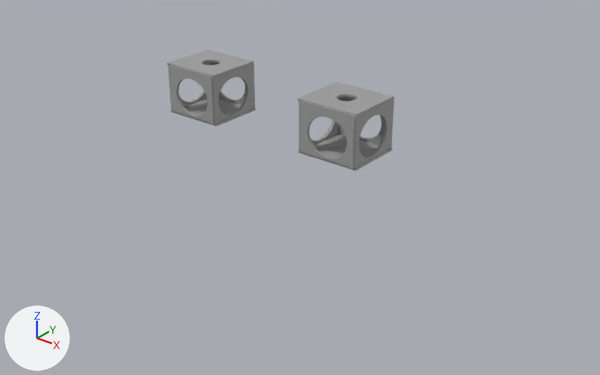
What one commit did to the OBJ model assets_models/map_intersection/map_intersection.obj.
Camera for both pictures: a camera (50 mm lens) standing at (35.6, -39.8, 21.9) and looking at (7.1, -4.2, -0.2). Lighting does not change. The marker at lower left points along +X, +Y and +Z. Where no turn or scale is listed for an object, it has been applied to the vertices.

Names of what the first picture shows: 'map_intersection'.
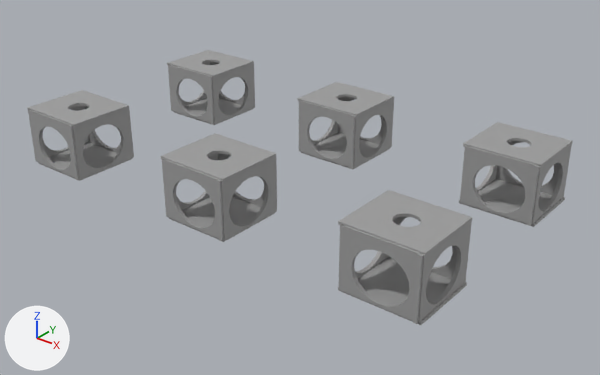
The change, as a list of edits to the scene's bpy script:
```text
Change me_map_intersection:
    remove me_map_intersection.from_pydata(...)  # 504 vertices, 1000 faces; spans x -8.6..8.4, y -0.3..4.3, z -0.2..3.6
    add me_map_intersection.from_pydata(...)  # 1512 vertices, 3000 faces; spans x -8.6..20.4, y -12.2..4.3, z -0.1..3.6
    me_map_intersection part 1: the loose piece of 52 vertices spanning x 3.6..8.3, y -0.1..4.1, z 3.5..3.6 is copied, and the copy is moved by (12.0, 0.0, 0.0); it spans x 15.7..20.3, y -0.1..4.1, z 3.5..3.6
    me_map_intersection part 2: the loose piece of 48 vertices spanning x 3.8..8.3, y -0.2..0.0, z 0.0..3.6 is copied, and the copy is moved by (12.0, 0.0, 0.0); it spans x 15.8..20.3, y -0.2..0.0, z 0.0..3.6
    me_map_intersection part 3: a new loose piece, a box spanning x 15.71..20.38, y -0.12..4.13, z -0.11..0.07, in mat_phong2sg (grey #aaaaaa)
    me_map_intersection part 4: the loose piece of 48 vertices spanning x 8.0..8.3, y -0.3..4.2, z 0.0..3.6 is copied, and the copy is moved by (12.0, 0.0, 0.0); it spans x 20.1..20.3, y -0.3..4.2, z 0.0..3.6
    me_map_intersection part 5: the loose piece of 48 vertices spanning x 8.0..8.3, y -0.3..4.2, z 0.0..3.6 is copied, and the copy is moved by (7.8, 0.1, 0.0); it spans x 15.8..16.0, y -0.2..4.3, z 0.0..3.6
    me_map_intersection part 6: the loose piece of 48 vertices spanning x 3.7..8.2, y 3.9..4.1, z 0.0..3.6 is copied, and the copy is moved by (12.0, 0.0, 0.0); it spans x 15.7..20.2, y 3.9..4.1, z 0.0..3.6
    me_map_intersection part 7: the loose piece of 48 vertices spanning x 3.8..4.0, y -0.2..4.3, z 0.0..3.6 is copied, and the copy is moved by (0.0, -11.9, 0.0); it spans x 3.8..4.0, y -12.1..-7.6, z 0.0..3.6
    me_map_intersection part 8: the loose piece of 48 vertices spanning x 3.8..8.3, y -0.2..0.0, z 0.0..3.6 is copied, and the copy is moved by (0.0, -11.9, 0.0); it spans x 3.8..8.3, y -12.1..-11.9, z 0.0..3.6
    me_map_intersection part 9: the loose piece of 48 vertices spanning x 3.8..8.3, y -0.2..0.0, z 0.0..3.6 is copied, and the copy is moved by (-0.1, -7.8, 0.0); it spans x 3.7..8.2, y -8.0..-7.8, z 0.0..3.6
    me_map_intersection part 10: the loose piece of 48 vertices spanning x 8.0..8.3, y -0.3..4.2, z 0.0..3.6 is copied, and the copy is moved by (0.0, -11.9, 0.0); it spans x 8.0..8.3, y -12.2..-7.7, z 0.0..3.6
    me_map_intersection part 11: a new loose piece, a box spanning x 3.89..8.16, y -12.03..-7.78, z -0.11..0.07, in mat_phong2sg (grey #aaaaaa)
    me_map_intersection part 12: the loose piece of 52 vertices spanning x 3.6..8.3, y -0.1..4.1, z 3.5..3.6 is copied, and the copy is moved by (0.0, -11.9, 0.0); it spans x 3.6..8.3, y -12.0..-7.8, z 3.5..3.6
    me_map_intersection part 13: the loose piece of 48 vertices spanning x -8.4..-8.2, y -0.2..4.3, z 0.0..3.6 is copied, and the copy is moved by (0.0, -11.9, 0.0); it spans x -8.4..-8.2, y -12.1..-7.6, z 0.0..3.6
    me_map_intersection part 14: the loose piece of 48 vertices spanning x -8.4..-3.9, y -0.2..0.0, z 0.0..3.6 is copied, and the copy is moved by (0.0, -11.9, 0.0); it spans x -8.4..-3.9, y -12.1..-11.9, z 0.0..3.6
    me_map_intersection part 15: the loose piece of 48 vertices spanning x -8.4..-3.9, y -0.2..0.0, z 0.0..3.6 is copied, and the copy is moved by (-0.1, -7.8, 0.0); it spans x -8.5..-4.0, y -8.0..-7.8, z 0.0..3.6
    me_map_intersection part 16: the loose piece of 48 vertices spanning x -4.2..-3.9, y -0.3..4.2, z 0.0..3.6 is copied, and the copy is moved by (0.0, -11.9, 0.0); it spans x -4.2..-3.9, y -12.2..-7.7, z 0.0..3.6
    me_map_intersection part 17: a new loose piece, a box spanning x -8.28..-4.05, y -12.03..-7.78, z -0.11..0.07, in mat_phong2sg (grey #aaaaaa)
    me_map_intersection part 18: the loose piece of 52 vertices spanning x -8.6..-3.9, y -0.1..4.1, z 3.5..3.6 is copied, and the copy is moved by (0.0, -11.9, 0.0); it spans x -8.6..-3.9, y -12.0..-7.8, z 3.5..3.6
    me_map_intersection part 19: the loose piece of 52 vertices spanning x 3.6..8.3, y -0.1..4.1, z 3.5..3.6 is copied, and the copy is moved by (12.0, -11.9, 0.0); it spans x 15.7..20.3, y -12.0..-7.8, z 3.5..3.6
    me_map_intersection part 20: the loose piece of 48 vertices spanning x 8.0..8.3, y -0.3..4.2, z 0.0..3.6 is copied, and the copy is moved by (7.8, -11.8, 0.0); it spans x 15.8..16.0, y -12.1..-7.6, z 0.0..3.6
    me_map_intersection part 21: a new loose piece, a box spanning x 15.71..20.38, y -12.03..-7.78, z -0.11..0.07, in mat_phong2sg (grey #aaaaaa)
    me_map_intersection part 22: the loose piece of 48 vertices spanning x 3.8..8.3, y -0.2..0.0, z 0.0..3.6 is copied, and the copy is moved by (12.0, -11.9, 0.0); it spans x 15.8..20.3, y -12.1..-11.9, z 0.0..3.6
    me_map_intersection part 23: the loose piece of 48 vertices spanning x 3.8..8.3, y -0.2..0.0, z 0.0..3.6 is copied, and the copy is moved by (11.9, -7.8, 0.0); it spans x 15.7..20.2, y -8.0..-7.8, z 0.0..3.6
    me_map_intersection part 24: the loose piece of 48 vertices spanning x 8.0..8.3, y -0.3..4.2, z 0.0..3.6 is copied, and the copy is moved by (12.0, -11.9, 0.0); it spans x 20.1..20.3, y -12.2..-7.7, z 0.0..3.6
    me_map_intersection part 25: 8 vertices moved from x 3.7..8.4, y -0.1..4.1, z -0.2..0.0 to x 3.9..8.2, y -0.1..4.1, z -0.1..0.1
```

Location of each change, (x1, y1, x2, y2) in pixels of the pictures (600 x 375 px):
'map_intersection', reshaped (140% wider, 126% taller)
    before: (167, 50, 394, 171)
    after: (27, 50, 573, 325)
part 1 of me_map_intersection, added
    after: (463, 122, 573, 167)
part 2 of me_map_intersection, added
    after: (460, 146, 542, 225)
part 3 of me_map_intersection, added
    after: (459, 179, 565, 227)
part 4 of me_map_intersection, added
    after: (527, 144, 572, 226)
part 5 of me_map_intersection, added
    after: (460, 145, 497, 194)
part 6 of me_map_intersection, added
    after: (496, 141, 559, 195)
part 7 of me_map_intersection, added
    after: (162, 134, 220, 210)
part 8 of me_map_intersection, added
    after: (162, 159, 228, 241)
part 9 of me_map_intersection, added
    after: (218, 153, 266, 207)
part 10 of me_map_intersection, added
    after: (216, 157, 277, 242)
part 11 of me_map_intersection, added
    after: (169, 197, 275, 242)
part 12 of me_map_intersection, added
    after: (161, 133, 276, 181)
part 13 of me_map_intersection, added
    after: (29, 91, 89, 157)
part 14 of me_map_intersection, added
    after: (28, 109, 83, 180)
part 15 of me_map_intersection, added
    after: (85, 106, 121, 153)
part 16 of me_map_intersection, added
    after: (69, 108, 134, 180)
part 17 of me_map_intersection, added
    after: (39, 142, 132, 181)
part 18 of me_map_intersection, added
    after: (27, 90, 129, 127)
part 19 of me_map_intersection, added
    after: (338, 190, 472, 255)
part 20 of me_map_intersection, added
    after: (339, 191, 395, 279)
part 21 of me_map_intersection, added
    after: (338, 256, 467, 325)
part 22 of me_map_intersection, added
    after: (339, 224, 427, 323)
part 23 of me_map_intersection, added
    after: (393, 217, 457, 279)
part 24 of me_map_intersection, added
    after: (413, 221, 472, 324)
